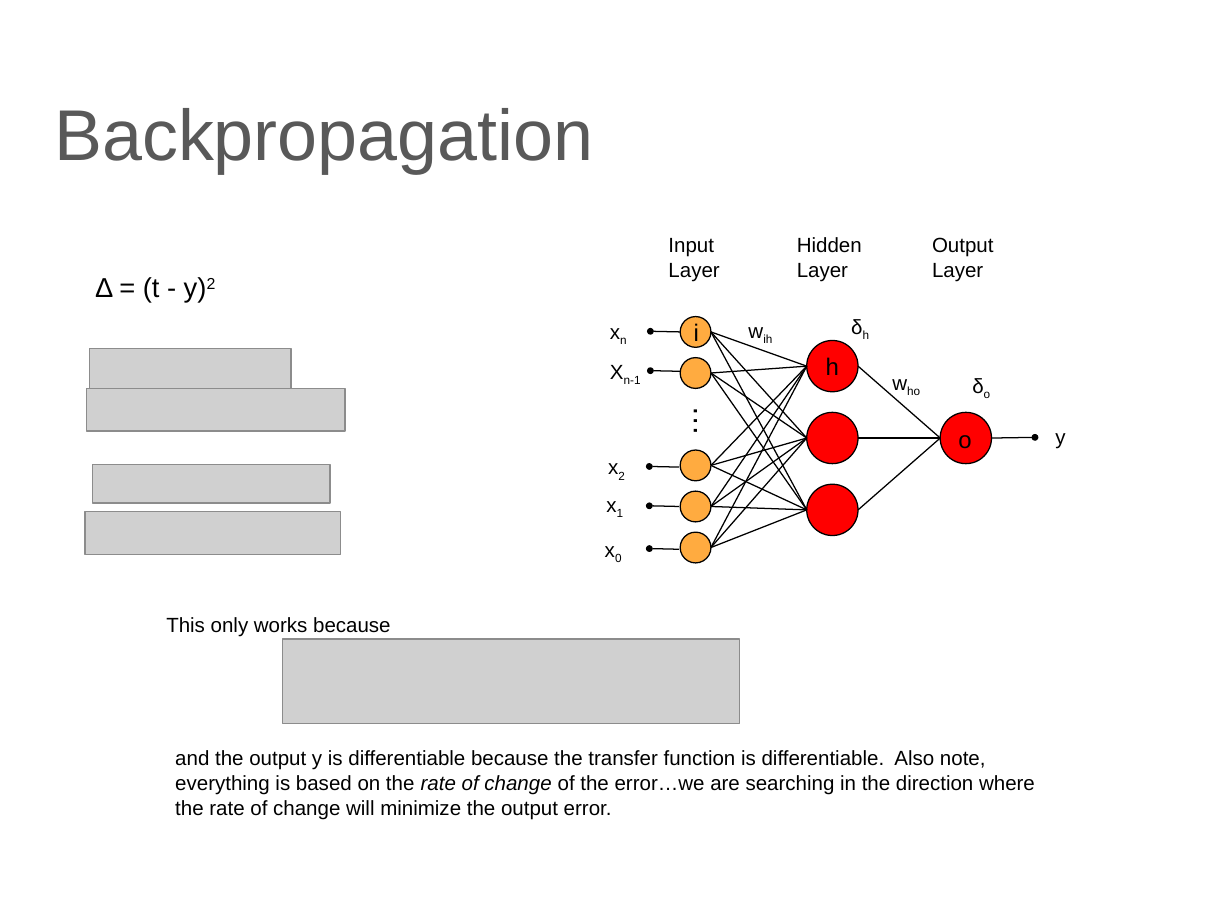
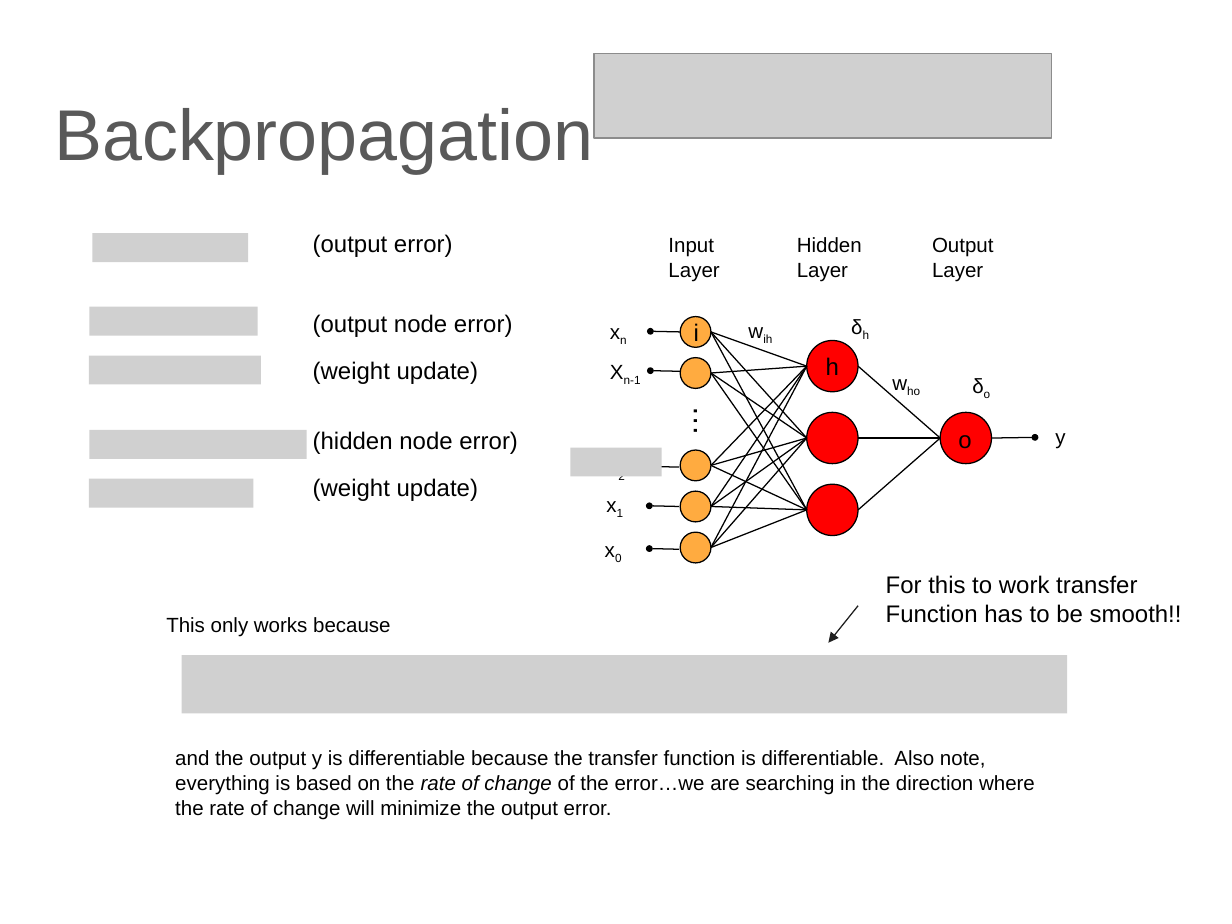
Before and after one commit to lutzhamel/CSC310, a slide deck: slide 12 of notes/14-ANN.pptx. Drawn at 1232x924 pixels with LibreOffice and Linux fonts; fonts in the diff are those of the drawing; grey boxes stand for pictures. Boxes give left, top, right and bottom in pixels: in the first picture for what was removed or moved away, otherwise in the second. Text is boxed around its words. In the diff, an @@ line names an element or a change of style, - is before the commit and + after.

```diff
--- a/notes/14-ANN.pptx
+++ b/notes/14-ANN.pptx
@@ picture: place and size @@
-picture at (283, 639, 740, 724)
+picture at (594, 53, 1051, 138)
@@ picture added at (92, 233, 248, 262) @@
@@ text added at (313, 234, 453, 257), 14 pt, text #000000 @@
+(output error)
@@ text removed at (95, 277, 216, 302) @@
-Δ = (t - y)2
@@ picture added at (90, 307, 257, 336) @@
@@ text added at (313, 314, 513, 337), 14 pt, text #000000 @@
+(output node error)
@@ picture: place and size @@
-picture at (90, 349, 292, 391)
+picture at (89, 356, 261, 386)
@@ picture removed at (86, 388, 345, 431) @@
@@ text added at (313, 361, 478, 384), 14 pt, text #000000 @@
+(weight update)
@@ picture added at (90, 430, 307, 460) @@
@@ text added at (313, 431, 518, 454), 14 pt, text #000000 @@
+(hidden node error)
@@ picture added at (570, 447, 662, 476) @@
@@ picture added at (89, 479, 254, 509) @@
@@ picture removed at (92, 464, 330, 503) @@
@@ text added at (313, 478, 478, 501), 14 pt, text #000000 @@
+(weight update)
@@ picture removed at (85, 511, 340, 554) @@
@@ text added at (886, 575, 1182, 623), 14 pt, text #000000 @@
+For this to work transfer
+Function has to be smooth!!
@@ arrow added from (859, 606) to (828, 643), #202020 0.75 pt @@
@@ picture added at (182, 655, 1068, 713) @@
```
Also in this commit, not shown: 9 other slides changed, 3 other files.
